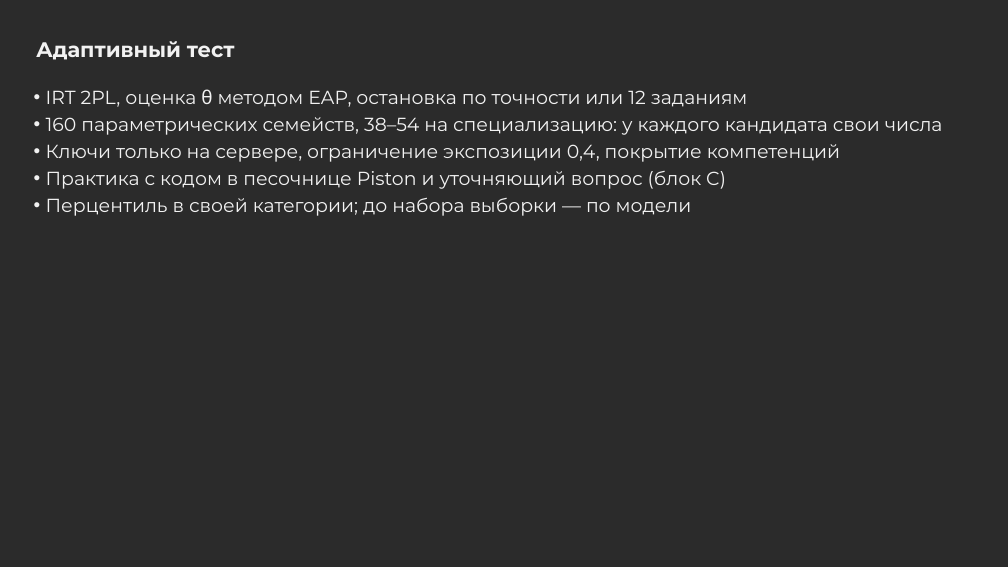
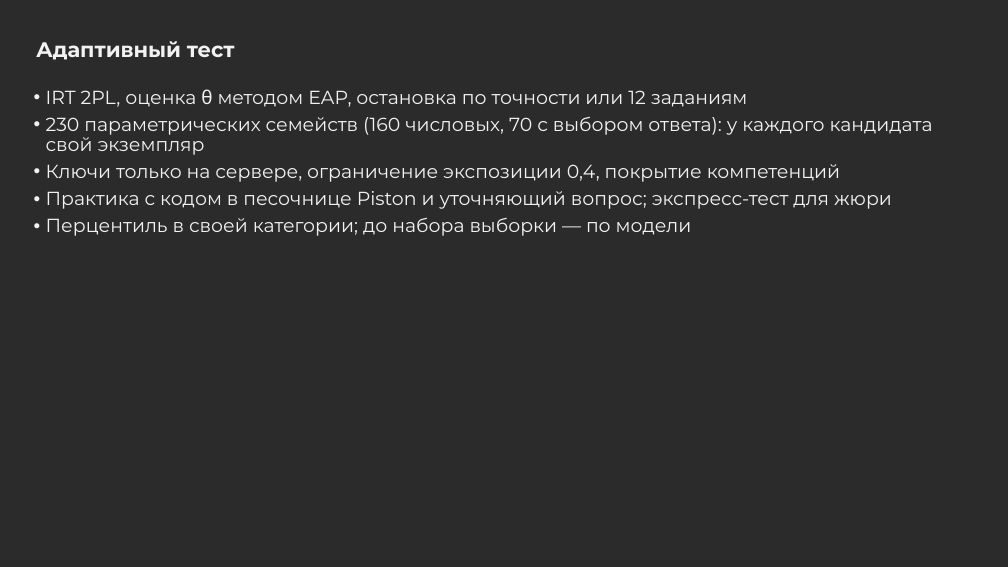
Before and after one commit to Egor2809/fsp-scout, a slide deck: slide 4 of docs/scout-presentation.pptx. Drawn at 1008x567 pixels with LibreOffice and Linux fonts; fonts in the diff are those of the drawing; background and template pictures are left out; a plain dark background stands for a picture behind light text. Boxes give left, top, right and bottom in pixels: in the first picture for what was removed or moved away, otherwise in the second. Text is boxed around its words. In the diff, an @@ line names an element or a change of style, - is before the commit and + after.

Commit message:
Валидация на банке v4: задания с выбором ответа и честное угадывание
- eval поддерживает задания с выбором ответа, угадывание 1/число вариантов
- цифры теста, слива и подбора пересчитаны в отчёте, README, PDF и презентации
- в ограничениях: ключи заданий с выбором переносятся между экземплярами

```diff
--- a/docs/scout-presentation.pptx
+++ b/docs/scout-presentation.pptx
@@ text at bbox=[46, 117, 933, 155]: text changed @@
-• 160 параметрических семейств, 38–54 на специализацию: у каждого кандидата свои числа
+• 230 параметрических семейств (160 числовых, 70 с выбором ответа): у каждого кандидата свой экземпляр
@@ text at bbox=[46, 191, 892, 209]: text changed @@
-• Практика с кодом в песочнице Piston и уточняющий вопрос (блок C)
+• Практика с кодом в песочнице Piston и уточняющий вопрос; экспресс-тест для жюри
```
Also in this commit, not shown: 2 other slides changed, 6 other files.
